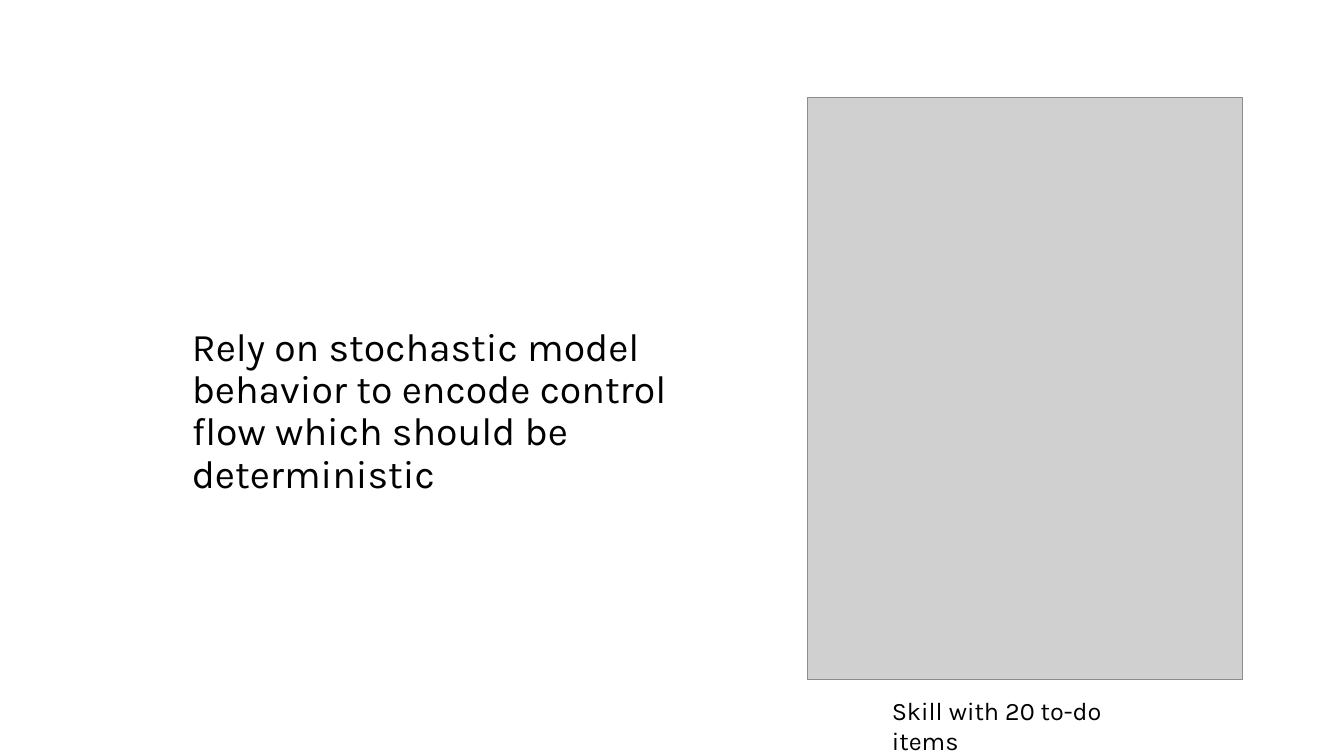
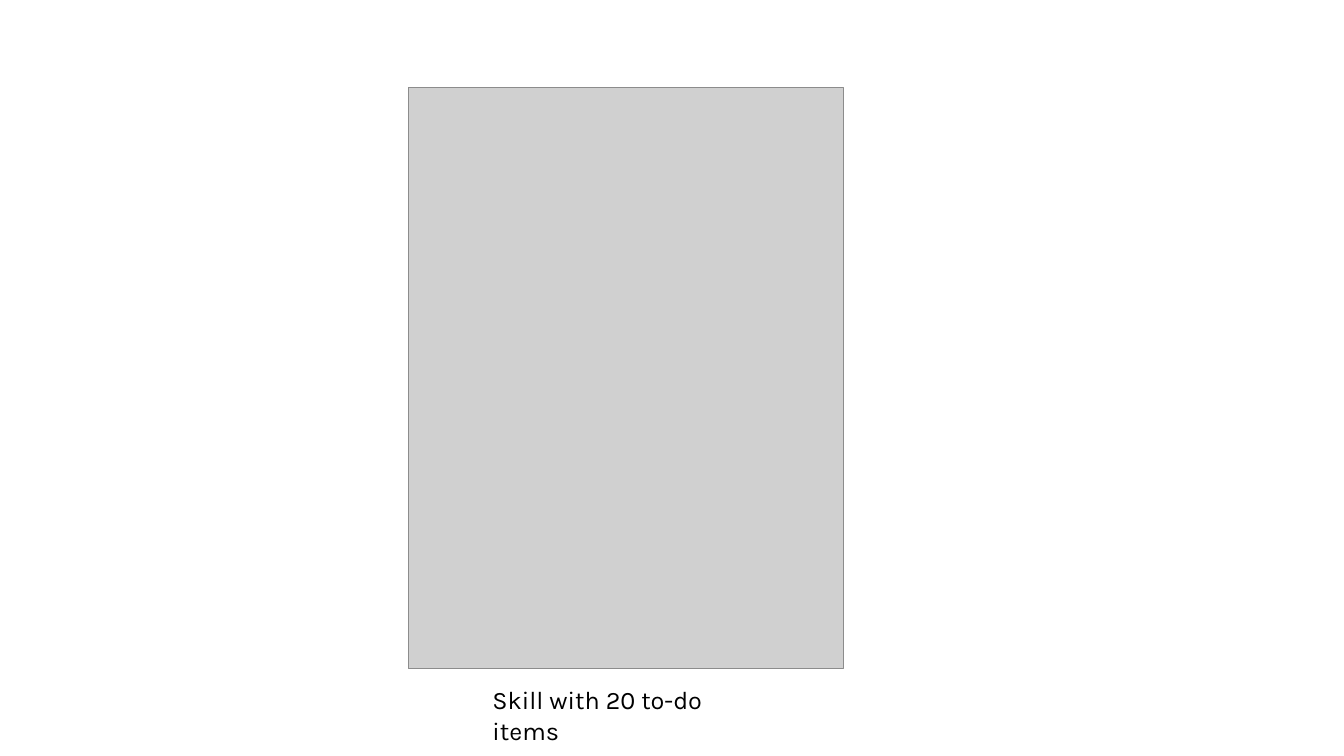
Before and after one commit to lukejoconnor/spell, a slide deck: slide 11 of writeup/spell-slides-030926.pptx. Drawn at 1344x756 pixels with LibreOffice and Linux fonts; fonts in the diff are those of the drawing; grey boxes stand for pictures. Boxes give left, top, right and bottom in pixels: in the first picture for what was removed or moved away, otherwise in the second. Text is boxed around its words. In the diff, an @@ line names an element or a change of style, - is before the commit and + after.

```diff
--- a/writeup/spell-slides-030926.pptx
+++ b/writeup/spell-slides-030926.pptx
@@ picture: place and size @@
-picture at (808,98,1243,680)
+picture at (408,88,844,669)
@@ text removed at (192,334,666,489) @@
-Rely on stochastic model behavior to encode control flow which should be deterministic
@@ text "Skill with 20 to-do items": place and size @@
-text "Skill with 20 to-do items" at (892,702,1102,751)
+text "Skill with 20 to-do items" at (492,691,702,741)
```
Also in this commit, not shown: 10 other slides changed, 24 slides added, 1 slide removed, 10 other files.
